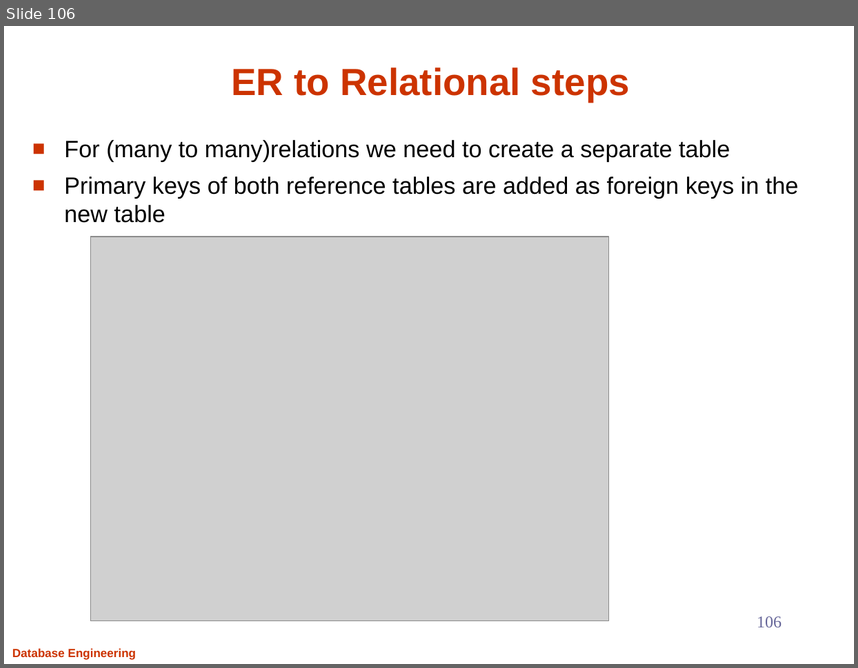
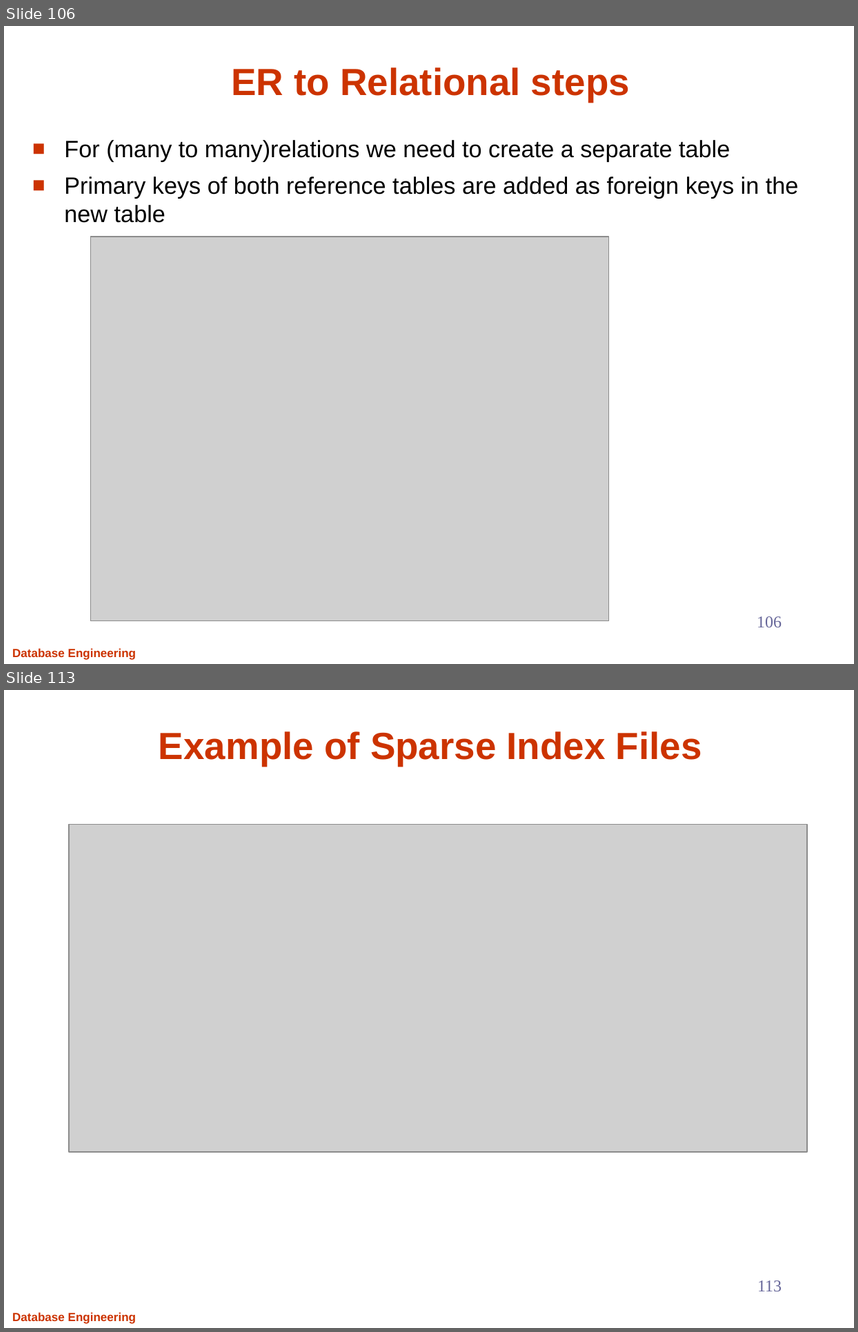
Before and after one commit to Aashishsharma/Learnings, a slide deck: RDBMS/DB.pptx. Shown one above the other, each under a label of ours: slide 106 before the commit, slides 106 and 113 after it; the slides between them are not shown. The pictures are 858x668 and 858x1332 pixels, drawn with LibreOffice and Linux fonts; fonts in the diff are those of the drawing; grey boxes stand for pictures. Boxes give left, top, right and bottom in pixels: in the first picture for what was removed or moved away, otherwise in the second. Text is boxed around its words. In the diff, an @@ line names an element or a change of style, - is before the commit and + after.

```diff
--- a/RDBMS/DB.pptx
+++ b/RDBMS/DB.pptx
@@ slide 113 added at (x1=4, y1=690, x2=854, y2=1328), background #FFFFFF; not listed: 1 template element that a slide beside it also shows @@
@@ title added at (x1=159, y1=731, x2=702, y2=766), 32 pt, text #CC3300, bold @@
+Example of Sparse Index Files
@@ picture added at (x1=69, y1=825, x2=807, y2=1152) @@
@@ page number added at (x1=757, y1=1280, x2=782, y2=1291), 14 pt, text #666699 @@
+113
```
Also in this commit, not shown: 43 other slides added.
